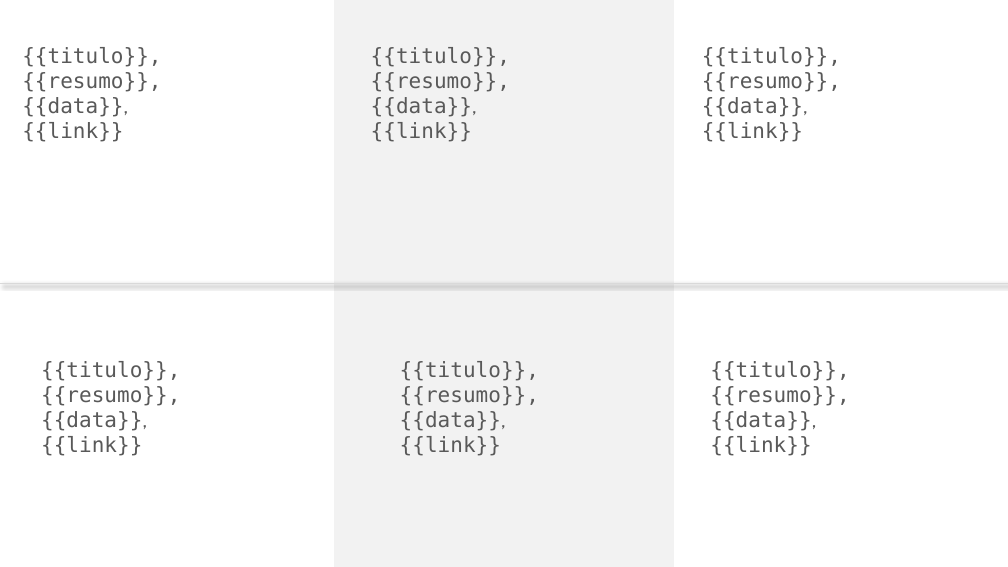
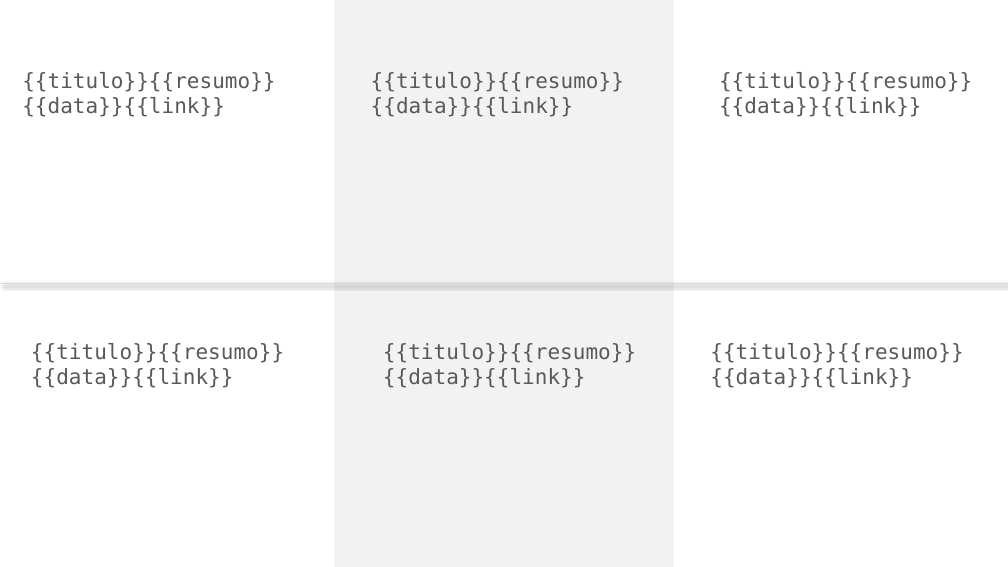
Before and after one commit to kamilypl/API-Python, a slide deck: slide 1 of template.pptx. Drawn at 1008x567 pixels with LibreOffice and Linux fonts; fonts in the diff are those of the drawing. Boxes give left, top, right and bottom in pixels: in the first picture for what was removed or moved away, otherwise in the second. Text is boxed around its words. In the diff, an @@ line names an element or a change of style, - is before the commit and + after.

```diff
--- a/template.pptx
+++ b/template.pptx
@@ text at (x1=22, y1=72, x2=275, y2=117): text changed @@
-{{titulo}},
-{{resumo}},
-{{data}},
-{{link}}
+{{titulo}}{{resumo}} {{data}}{{link}}
@@ text at (x1=371, y1=72, x2=624, y2=117): text changed @@
-{{titulo}},
-{{resumo}},
-{{data}},
-{{link}}
+{{titulo}}{{resumo}} {{data}}{{link}}
@@ text at (x1=719, y1=72, x2=972, y2=117): text changed @@
-{{titulo}},
-{{resumo}},
-{{data}},
-{{link}}
+{{titulo}}{{resumo}} {{data}}{{link}}
@@ text at (x1=31, y1=343, x2=284, y2=388): text changed @@
-{{titulo}},
-{{resumo}},
-{{data}},
-{{link}}
+{{titulo}}{{resumo}} {{data}}{{link}}
@@ text at (x1=383, y1=343, x2=636, y2=388): text changed @@
-{{titulo}},
-{{resumo}},
-{{data}},
-{{link}}
+{{titulo}}{{resumo}} {{data}}{{link}}
@@ text at (x1=710, y1=343, x2=963, y2=388): text changed @@
-{{titulo}},
-{{resumo}},
-{{data}},
-{{link}}
+{{titulo}}{{resumo}} {{data}}{{link}}
```
Also in this commit, not shown: 1 other file.
